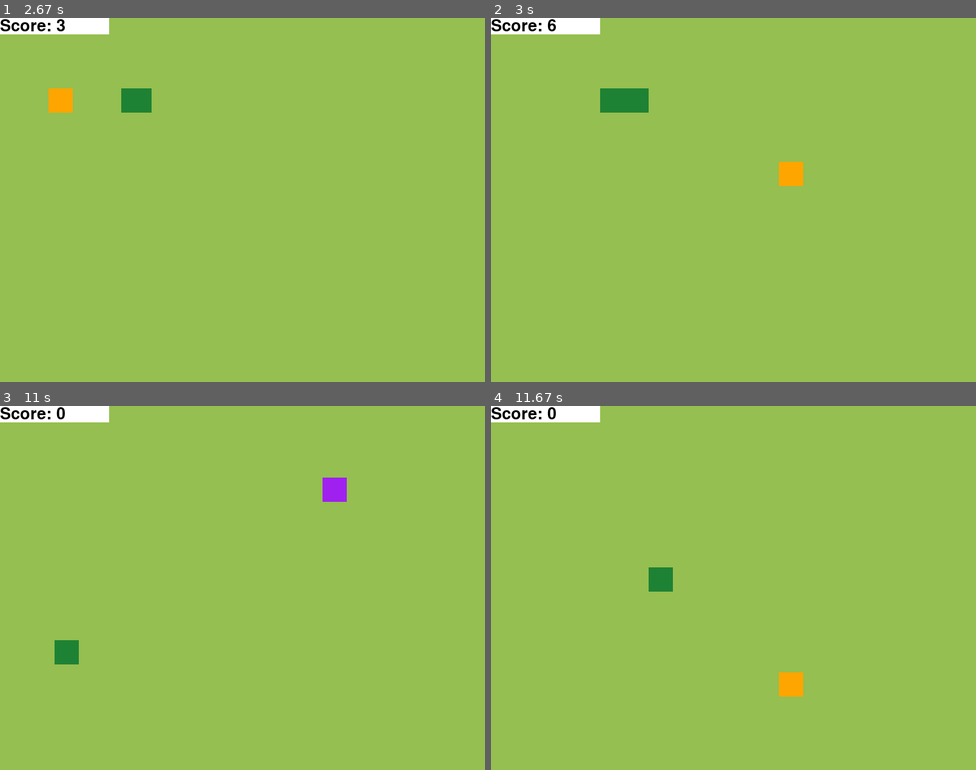
Above: before the commit, frames 1-4 (two rows, left to right).
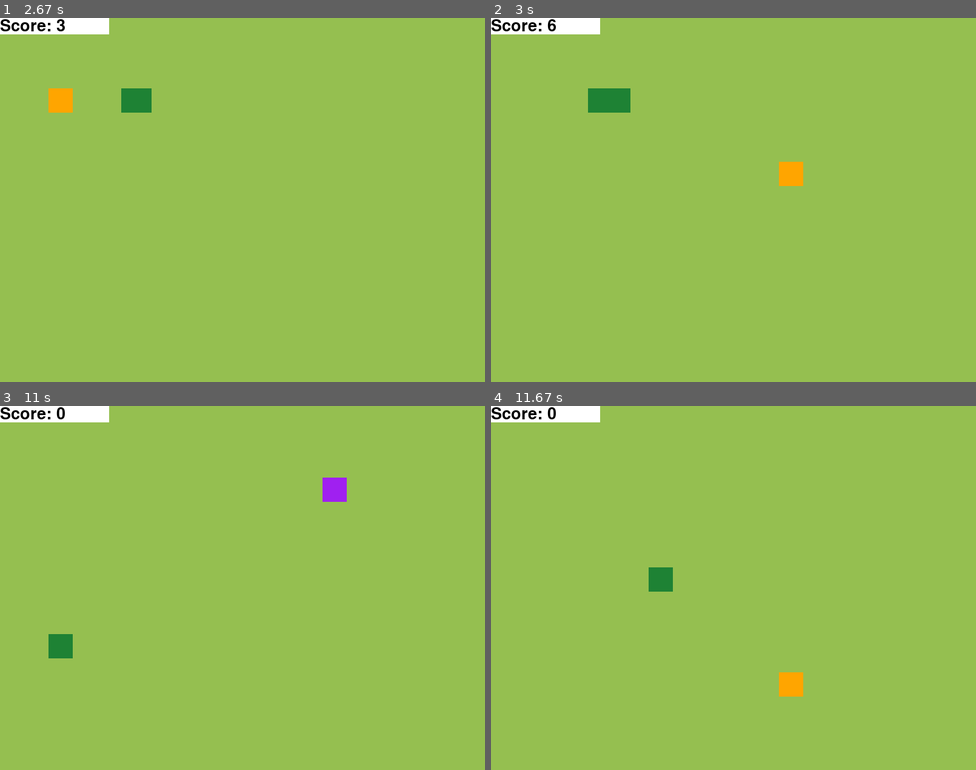
Above: after the commit, the same moments.

Repository: OskarProgrammer/SnakePygame
Game: pygame game, started from snake.py
Same seed, same stepped clock (60 frames per second), same inputs: the game is played once before the commit and once after it.
Inputs:
- Up to frame 1 (2.67 s): hold Left 0.33-0.87 s; hold Down 0.9-1.2 s; hold Left 1.23-1.63 s; tap Keypad Enter at 1.67 s; tap W at 2 s; hold Left from 2.33 s (still down)
- Up to frame 2 (3 s): release Left at 2.8 s; hold Right from 2.83 s (still down)
- Up to frame 3 (11 s): release Right at 3.3 s; hold Up 3.33-3.63 s; tap Keypad Enter at 3.67, 6.17, 9.8 s; tap A at 4 s; hold Right 4.33-4.8 s; hold Left 4.83-5.37 s; hold Down 5.4-5.7 s; hold Left 5.73-6.13 s; hold Up 6.5-6.87 s; hold Right 6.9-7.53 s; hold Down 7.57-7.93 s; hold Left 7.97-8.43 s; hold Right 8.47-8.93 s; hold Up 8.97-9.27 s; hold Right 9.3-9.77 s; hold Left 10.13-10.67 s; hold Down from 10.7 s (still down)
- Up to frame 4 (11.67 s): release Down at 11 s; hold Left 11.03-11.43 s; tap Y at 11.47 s

Frame 1 is identical in both runs. In frame 2, 0.4% of the frame differs, in the area x 20-33%, y 19-26%; in frame 3, 0.3%; in frame 4, nothing differs.

Commit message:
Modifing function check_point to correct configure adding the coordinates of new body to list self.__body

Diff:
--- a/snake.py
+++ b/snake.py
@@ -23,11 +23,11 @@
                 if event.type == pygame.QUIT or self.__key[pygame.K_q] or self.__key[pygame.K_ESCAPE] or self.__key[pygame.K_e]:
                     self.__RUNNING = False
 
+            self.player()
+            self.movement()
+
             if self.check_lose():
                 self.end()
-
-            self.player()
-            self.movement()
 
             self.event_handling(self.__key)
 
@@ -108,13 +108,13 @@
             self.__GAINED = True
 
             if self.__direction == "left":
-                self.__body.append([self.__body[0][0]+10, self.__body[0][1]])
+                self.__body.append([self.__body[-1][0]+10, self.__body[-1][1]])
             elif self.__direction == "right":
-                self.__body.append([self.__body[0][0]-10, self.__body[0][1]])
+                self.__body.append([self.__body[-1][0]-10, self.__body[-1][1]])
             elif self.__direction == "up":
-                self.__body.append([self.__body[0][0], self.__body[0][1]+10])
+                self.__body.append([self.__body[-1][0], self.__body[-1][1]+10])
             elif self.__direction == "right":
-                self.__body.append([self.__body[0][0], self.__body[0][1]-10])
+                self.__body.append([self.__body[-1][0], self.__body[-1][1]-10])
 
     def score_tab(self) -> None:
 
